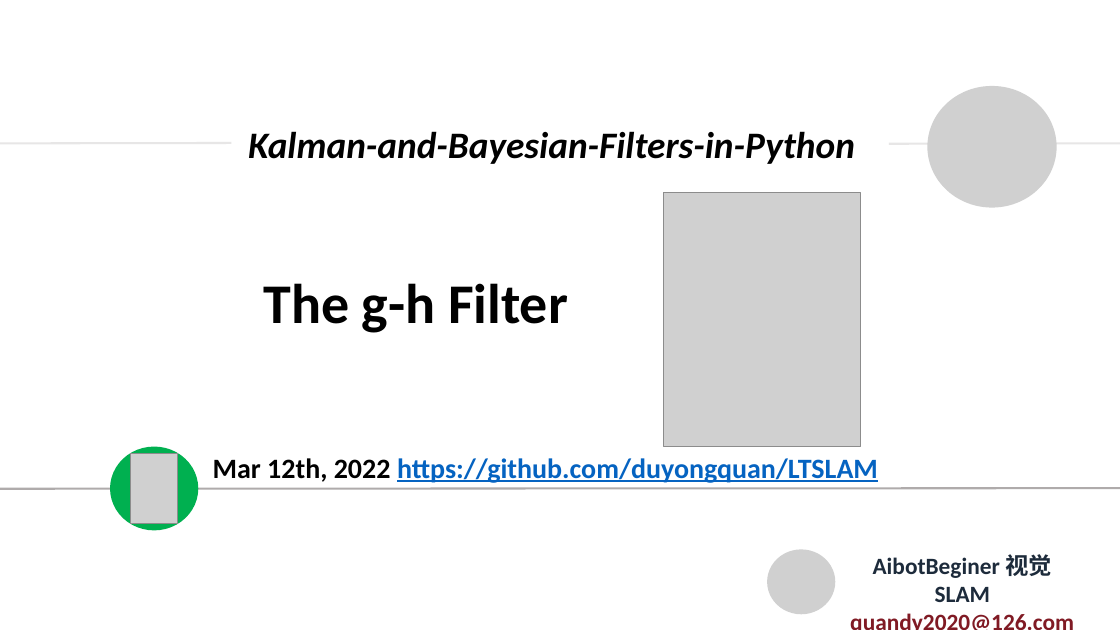
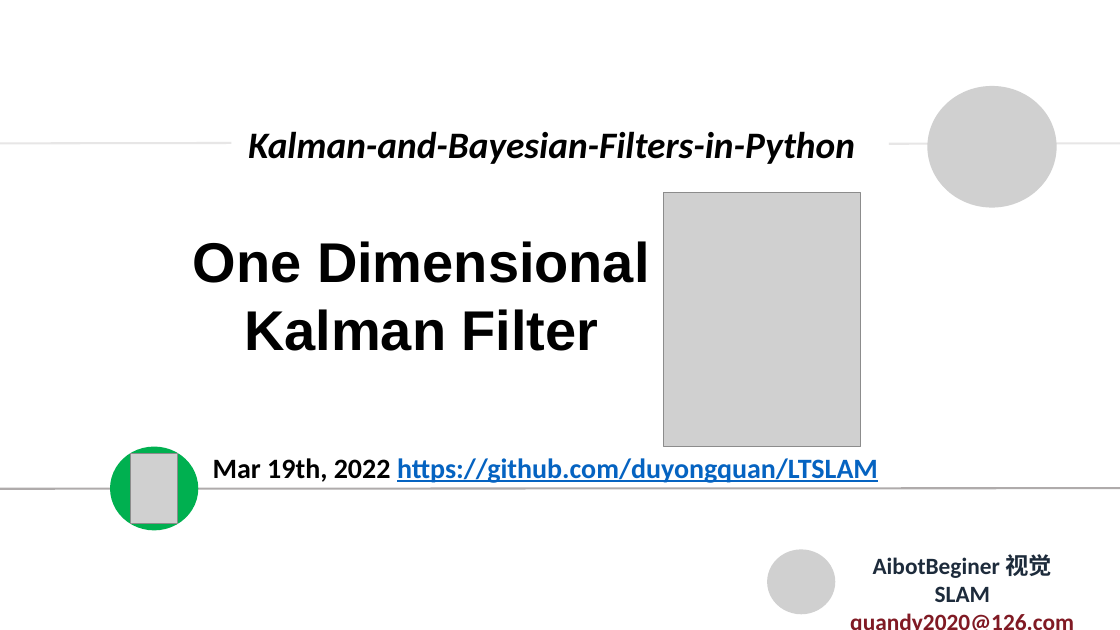
Before and after one commit to duyongquan/LTSLAM, a slide deck: slide 1 of docs/pptx/Kalman and Bayesian Filters/05-One-Dimensional-Kalman-Filters.pptx. Drawn at 1120x630 pixels with LibreOffice and Linux fonts; fonts in the diff are those of the drawing; grey boxes stand for pictures. Boxes give left, top, right and bottom in pixels: in the first picture for what was removed or moved away, otherwise in the second. Text is boxed around its words. In the diff, an @@ line names an element or a change of style, - is before the commit and + after.

```diff
--- a/docs/pptx/Kalman and Bayesian Filters/05-One-Dimensional-Kalman-Filters.pptx
+++ b/docs/pptx/Kalman and Bayesian Filters/05-One-Dimensional-Kalman-Filters.pptx
@@ text at [193, 241, 650, 351]: text changed; font Calibri to Arial @@
-The g-h Filter
+One Dimensional Kalman Filter
@@ text at [213, 458, 878, 483]: text changed @@
-Mar 12th, 2022 https://github.com/duyongquan/LTSLAM
+Mar 19th, 2022 https://github.com/duyongquan/LTSLAM
```
Also in this commit, not shown: 13 slides added, 10 slides removed, 10 other files.
